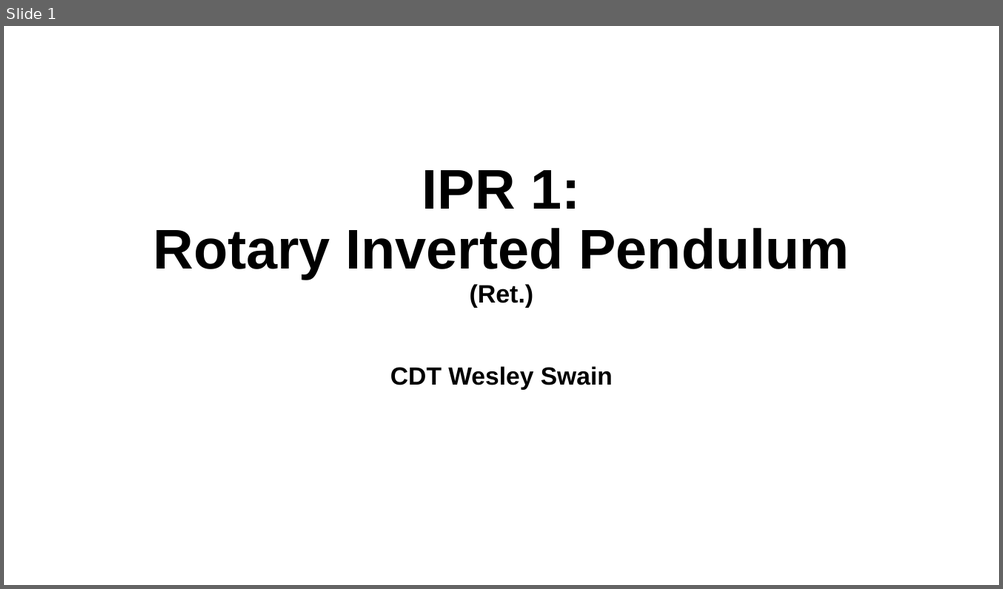
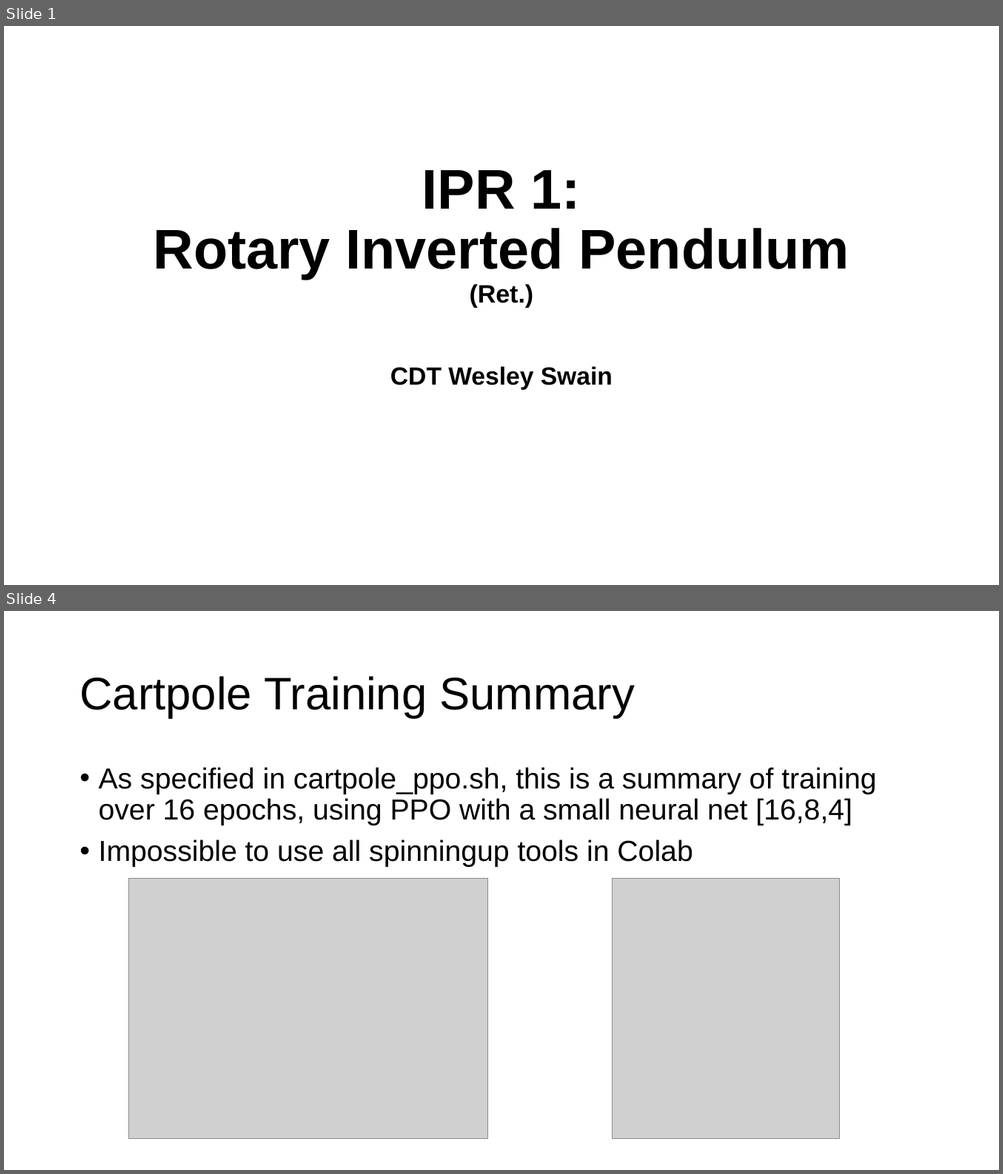
Before and after one commit to westpoint-neural-networks/final-project-wjwswain, a slide deck: pendulum/IPR 1.pptx. Shown one above the other, each under a label of ours: slide 1 before the commit, slides 1 and 4 after it; the slides between them are not shown. The pictures are 1003x589 and 1003x1174 pixels, drawn with LibreOffice and Linux fonts; fonts in the diff are those of the drawing; grey boxes stand for pictures; background and template pictures are left out. Boxes give left, top, right and bottom in pixels: in the first picture for what was removed or moved away, otherwise in the second. Text is boxed around its words. In the diff, an @@ line names an element or a change of style, - is before the commit and + after.

```diff
--- a/pendulum/IPR 1.pptx
+++ b/pendulum/IPR 1.pptx
@@ slide 4 added at box(4, 611, 999, 1170), background picture (left out) @@
@@ title added at box(79, 676, 634, 718), 44 pt, text #000000 @@
+Cartpole Training Summary
@@ text added at box(99, 767, 876, 867), 28 pt, text #000000 @@
+• As specified in cartpole_ppo.sh, this is a summary of training over 16 epochs, using PPO with a small neural net [16,8,4]
+• Impossible to use all spinningup tools in Colab
@@ picture added at box(128, 879, 488, 1139) @@
@@ picture added at box(612, 879, 839, 1139) @@
```
Also in this commit, not shown: 4 slides changed, 1 other slide added, 3 slides removed, 1 other file.
